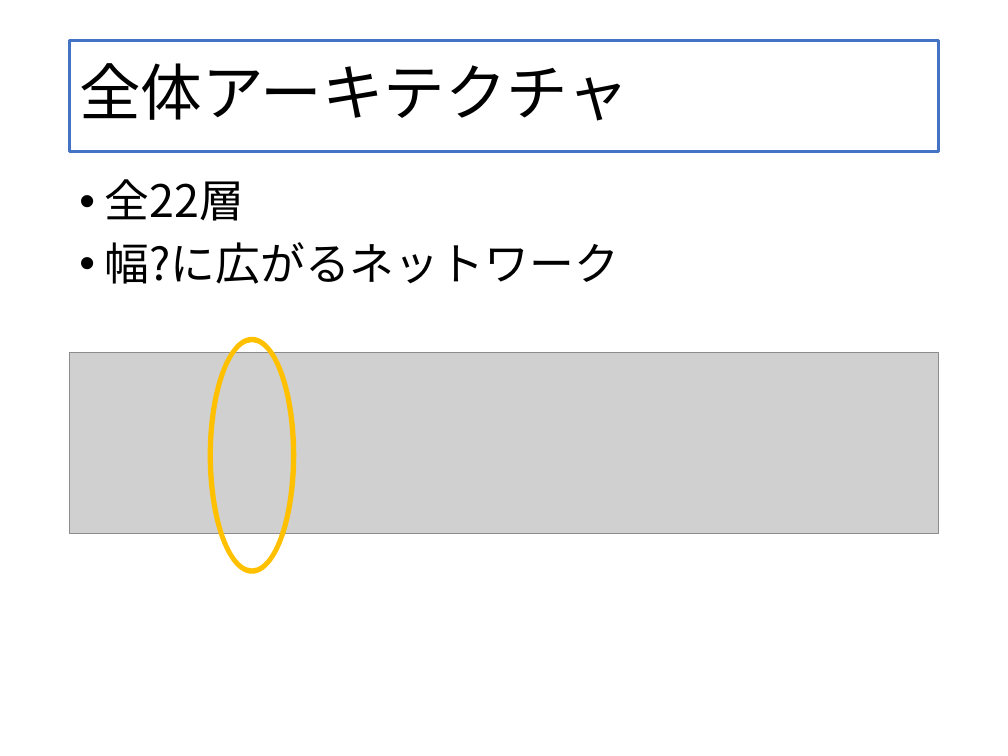
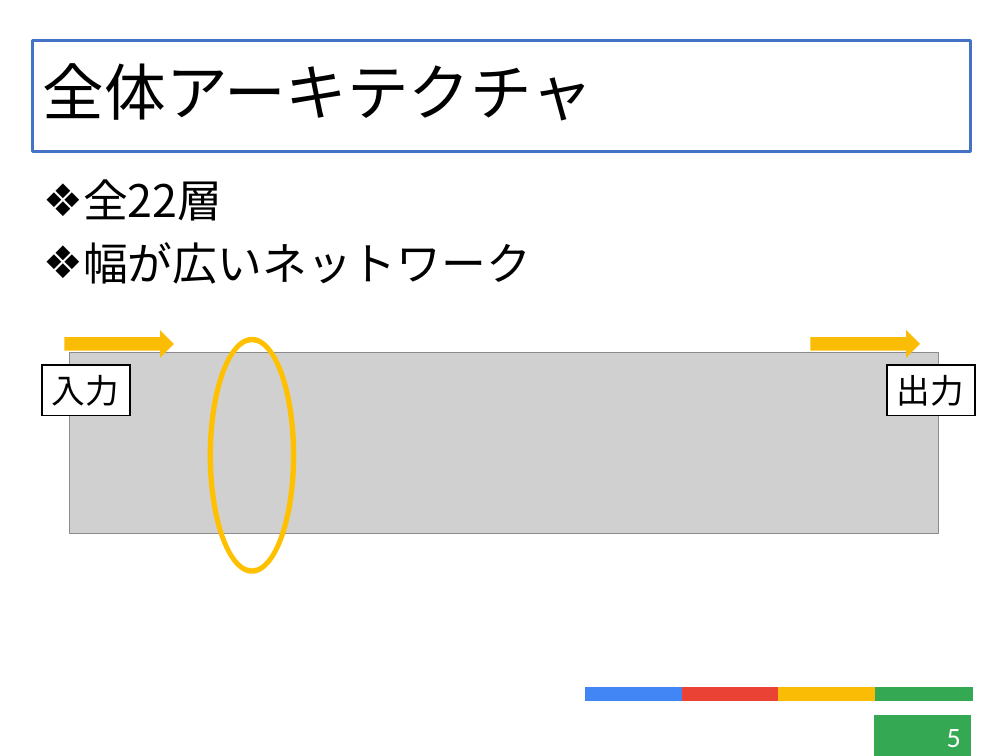
Before and after one commit to kensuke-iizuka/thesis, a slide deck: slide 5 of slide/graduate.pptx (slide 6 before the commit). Drawn at 1008x756 pixels with LibreOffice and Linux fonts; fonts in the diff are those of the drawing; grey boxes stand for pictures. Boxes give left, top, right and bottom in pixels: in the first picture for what was removed or moved away, otherwise in the second. Text is boxed around its words. In the diff, an @@ line names an element or a change of style, - is before the commit and + after.

```diff
--- a/slide/graduate.pptx
+++ b/slide/graduate.pptx
@@ title "全体アーキテクチャ": place and size @@
-title "全体アーキテクチャ" at bbox=[70, 40, 938, 151]
+title "全体アーキテクチャ" at bbox=[33, 40, 972, 151]
@@ text "全22層": place and size @@
-text "全22層" at bbox=[105, 179, 619, 284]
+text "全22層" at bbox=[83, 179, 531, 284]
@@ text at bbox=[83, 179, 222, 221]: bullet • to ❖ @@
@@ text at bbox=[83, 242, 531, 284]: text changed @@
-• 幅?に広がるネットワーク
+❖ 幅が広いネットワーク
@@ right arrow added at bbox=[66, 332, 173, 356], fill #FBBC05, outline #FBBC05 1 pt @@
@@ right arrow added at bbox=[811, 332, 919, 356], fill #FBBC05, outline #FBBC05 1 pt @@
@@ rectangle added at bbox=[42, 365, 131, 415], fill #FFFFFF, outline #000000 1 pt, 24 pt, text #000000 @@
+入力
@@ rectangle added at bbox=[887, 365, 976, 415], fill #FFFFFF, outline #000000 1 pt, 24 pt, text #000000 @@
+出力
@@ group added at bbox=[586, 688, 972, 701]: 4 rectangles @@
@@ page number added at bbox=[874, 716, 971, 756], fill #34A853, outline #34A853 0.75 pt, 20 pt, text #FFFFFF @@
+5
```
Also in this commit, not shown: 20 other slides changed, 2 slides added, 1 slide removed, 17 other files.
